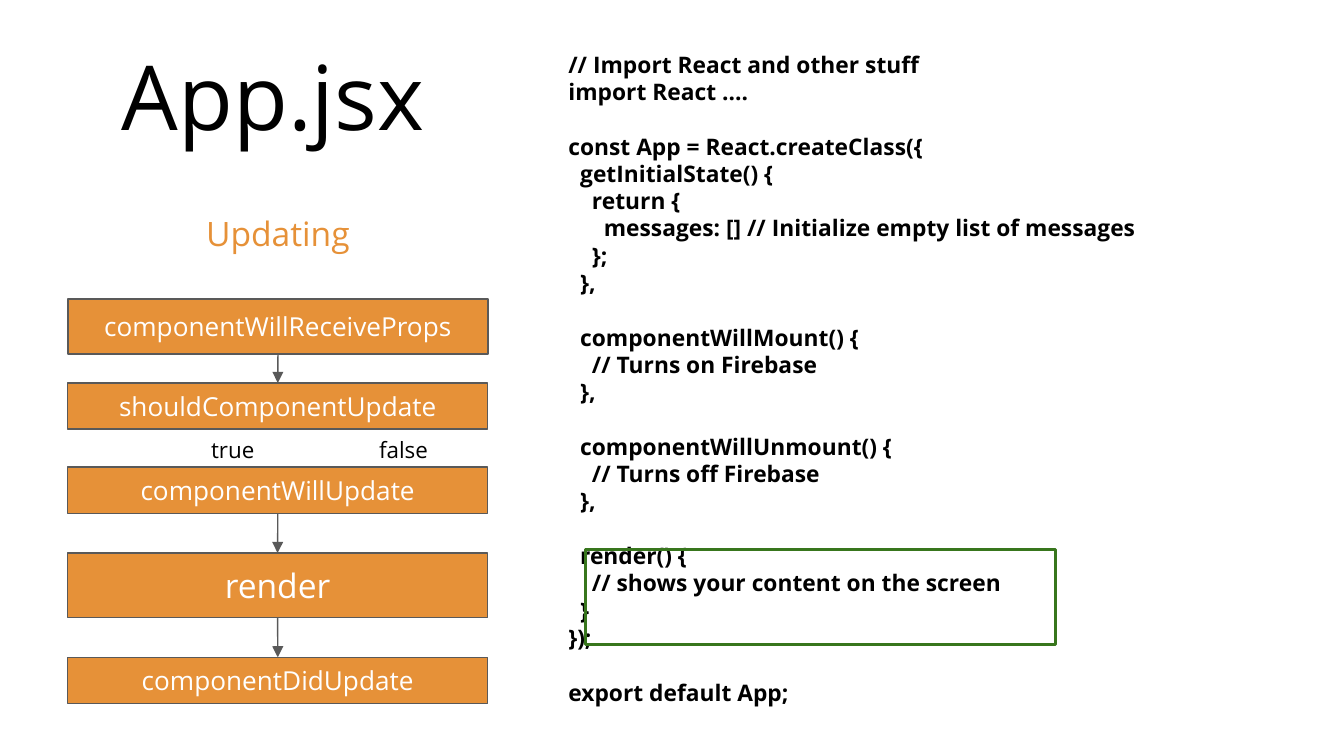
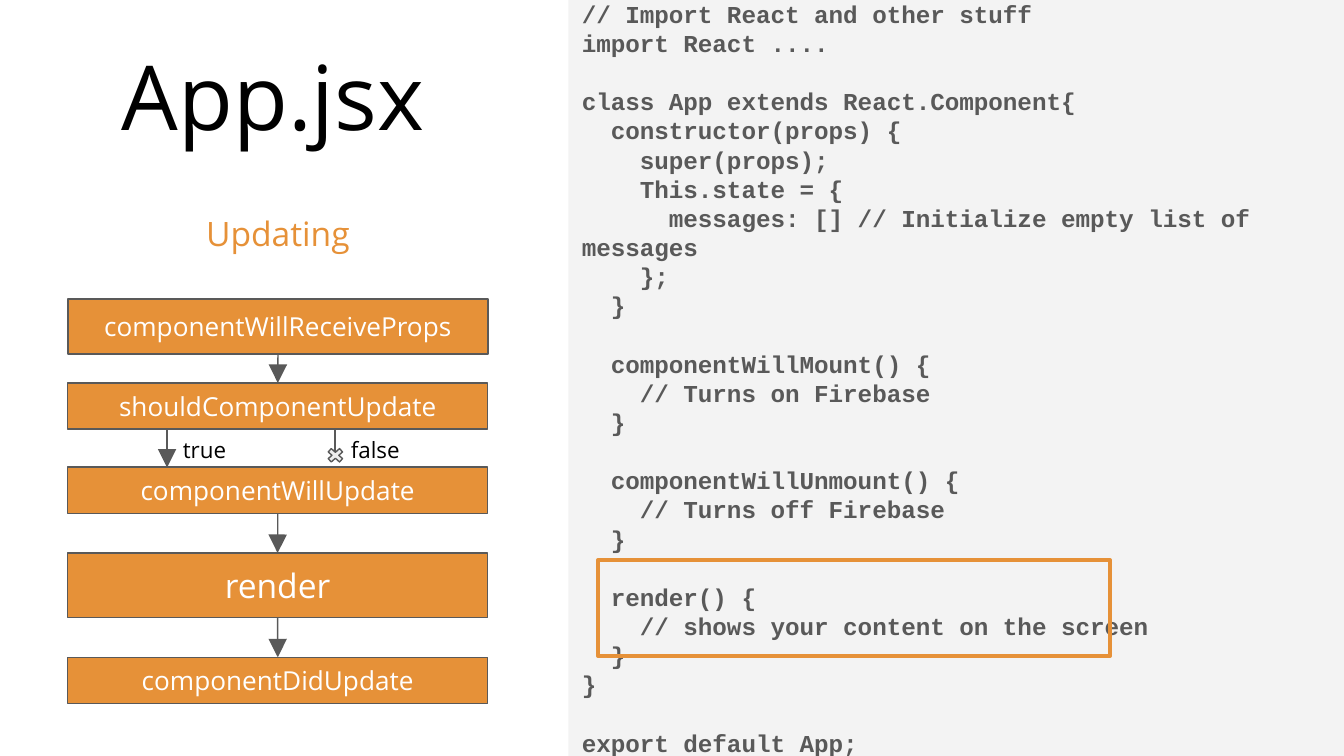
Before and after one commit to appian/hackathons, a slide deck: slide 22 of workshops/react/Intro to React.pptx (slide 28 before the commit). Drawn at 1344x756 pixels with LibreOffice and Linux fonts; fonts in the diff are those of the drawing. Boxes give left, top, right and bottom in pixels: in the first picture for what was removed or moved away, otherwise in the second. Text is boxed around its words. In the diff, an @@ line names an element or a change of style, - is before the commit and + after.

Commit message:
Updating React Slides

```diff
--- a/workshops/react/Intro to React.pptx
+++ b/workshops/react/Intro to React.pptx
@@ text at (569, 0, 1344, 755): text changed; size 12.2 to 13 pt; font Open Sans to Courier New; text colour #000000 to #595959 @@
-},
+}
@@ text at (569, 0, 1344, 755): text changed; size 12.2 to 13 pt; font Open Sans to Courier New; text colour #000000 to #595959 @@
-},
+}
@@ text at (569, 0, 1344, 755): text changed; size 12.2 to 13 pt; font Open Sans to Courier New; text colour #000000 to #595959 @@
-},
+}
@@ text at (569, 0, 1344, 755): text changed; size 12.2 to 13 pt; font Open Sans to Courier New; text colour #000000 to #595959 @@
-});
+}
@@ text "// Import React and other ...": place and size @@
-text "// Import React and other ..." at (568, 55, 1135, 707)
+text "// Import React and other ..." at (569, 0, 1344, 755)
@@ text "// Import React and other ..." at (569, 0, 1344, 755): fill none to #F3F3F3 @@
@@ text at (582, 5, 1250, 756): size 12.2 to 13 pt, font Open Sans to Courier New, text colour #000000 to #595959 in "// Import React and other stuff", "import React ....", "messages: [] // Initialize empty list of ...", "};" and 8 more places @@
@@ text at (582, 93, 1076, 198): text changed; size 12.2 to 13 pt; font Open Sans to Courier New; text colour #000000 to #595959 @@
-const App = React.createClass({
-getInitialState() {
-return {
+class App extends React.Component{
+constructor(props) {
+super(props);
+This.state = {
@@ rectangle "shouldComponentUpdate": place and size @@
-rectangle "shouldComponentUpdate" at (119, 396, 436, 423)
+rectangle "shouldComponentUpdate" at (67, 383, 488, 429)
@@ rectangle "shouldComponentUpdate" at (67, 383, 488, 429): fill none to #E69138; outline none to #595959 0.75 pt @@
@@ arrow added from (167, 429) to (167, 468), #595959 0.75 pt @@
@@ text "true": place and size @@
-text "true" at (211, 443, 254, 459)
+text "true" at (183, 443, 226, 459)
@@ cross added at (324, 446, 345, 465), fill #EEEEEE, outline #595959 0.75 pt @@
@@ line added from (335, 429) to (335, 454), #595959 0.75 pt @@
@@ text "false": place and size @@
-text "false" at (379, 441, 428, 459)
+text "false" at (351, 441, 400, 459)
@@ rectangle "componentWillUpdate" at (67, 466, 488, 512): fill none to #E69138; outline none to #595959 0.75 pt @@
@@ rectangle "componentWillUpdate": place and size @@
-rectangle "componentWillUpdate" at (141, 480, 415, 507)
+rectangle "componentWillUpdate" at (67, 466, 488, 512)
@@ rectangle removed at (67, 466, 488, 512) @@
@@ rectangle: place and size @@
-rectangle at (586, 550, 1056, 645)
+rectangle at (598, 560, 1110, 656)
@@ rectangle at (598, 560, 1110, 656): outline #38761D 1.5 pt to #E69138 2.25 pt @@
```
Also in this commit, not shown: 53 other slides changed, 11 slides added, 25 slides removed.
